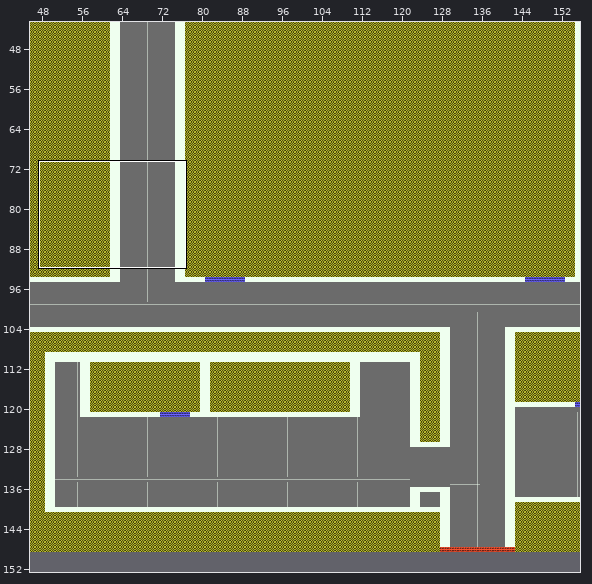
A Tiled map gets an edit: Assets/Graphics/Maps/Gray Box/RetailGraybox.tmx. The first picture is a wide view before the edit; the outline marks the close-up.
Close-up. Before the edit:
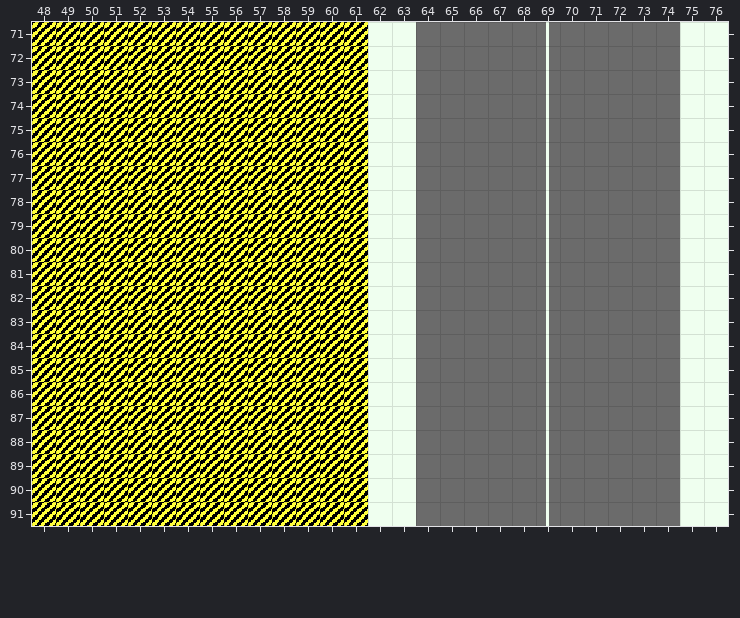
Cells are 16x16 px. Shown: x 48..76, y 71..91. The commit also changed other parts of the map, which this record leaves out. The old version is drawn lined up with the new one.
And afterwards:
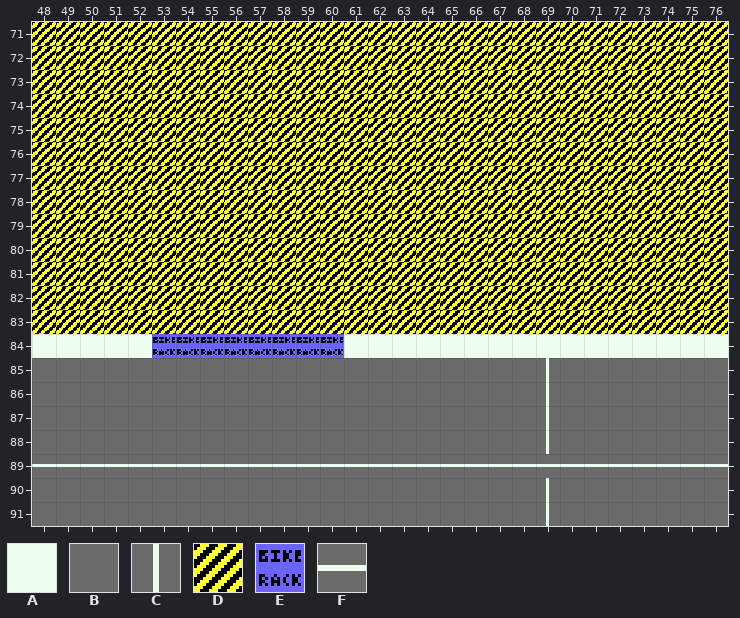
Key: from "Debug": A 0, B 2, C 3, D 4, E 6, F 7.
_ is an empty cell, # one hidden under a higher layer, . an unchanged one.
The edit:
map size 196x126 -> 224x154 cells (old content now starts at 28,28; both pictures use the new coordinates)
--- layer "Graybox/GrayBox"
@@ x 48..76 @@
-71 ..............AABBBBBCBBBBBAA
-72 ..............AABBBBBCBBBBBAA
-73 ..............AABBBBBCBBBBBAA
-74 ..............AABBBBBCBBBBBAA
-75 ..............AABBBBBCBBBBBAA
-76 ..............AABBBBBCBBBBBAA
-77 ..............AABBBBBCBBBBBAA
-78 ..............AABBBBBCBBBBBAA
-79 ..............AABBBBBCBBBBBAA
-80 ..............AABBBBBCBBBBBAA
-81 ..............AABBBBBCBBBBBAA
-82 ..............AABBBBBCBBBBBAA
-83 ..............AABBBBBCBBBBBAA
-84 DDDDDDDDDDDDDD..BBBBBCBBBBB..
-85 DDDDDDDDDDDDDDAA...........AA
-86 DDDDDDDDDDDDDDAA...........AA
-87 DDDDDDDDDDDDDDAA...........AA
-88 DDDDDDDDDDDDDDAA...........AA
-89 DDDDDDDDDDDDDDAABBBBBCBBBBBAA
-90 DDDDDDDDDDDDDDAA...........AA
-91 DDDDDDDDDDDDDDAA...........AA
+71 ..............DDDDDDDDDDDDDDD
+72 ..............DDDDDDDDDDDDDDD
+73 ..............DDDDDDDDDDDDDDD
+74 ..............DDDDDDDDDDDDDDD
+75 ..............DDDDDDDDDDDDDDD
+76 ..............DDDDDDDDDDDDDDD
+77 ..............DDDDDDDDDDDDDDD
+78 ..............DDDDDDDDDDDDDDD
+79 ..............DDDDDDDDDDDDDDD
+80 ..............DDDDDDDDDDDDDDD
+81 ..............DDDDDDDDDDDDDDD
+82 ..............DDDDDDDDDDDDDDD
+83 ..............DDDDDDDDDDDDDDD
+84 AAAAA########A..AAAAAAAAAAA..
+85 BBBBBBBBBBBBBBBB...........BB
+86 BBBBBBBBBBBBBBBB...........BB
+87 BBBBBBBBBBBBBBBB...........BB
+88 BBBBBBBBBBBBBBBB...........BB
+89 FFFFFFFFFFFFFFFFFFFFFFFFFFFFF
+90 BBBBBBBBBBBBBBBB...........BB
+91 BBBBBBBBBBBBBBBB...........BB
--- layer "Graybox/Bike Racks"
@@ x 53..60 @@
-84 ________
+84 EEEEEEEE
Changed places in both close-ups, as pixel boxes (x1, y1, x2, y2):
changed: (32, 22, 728, 526)
